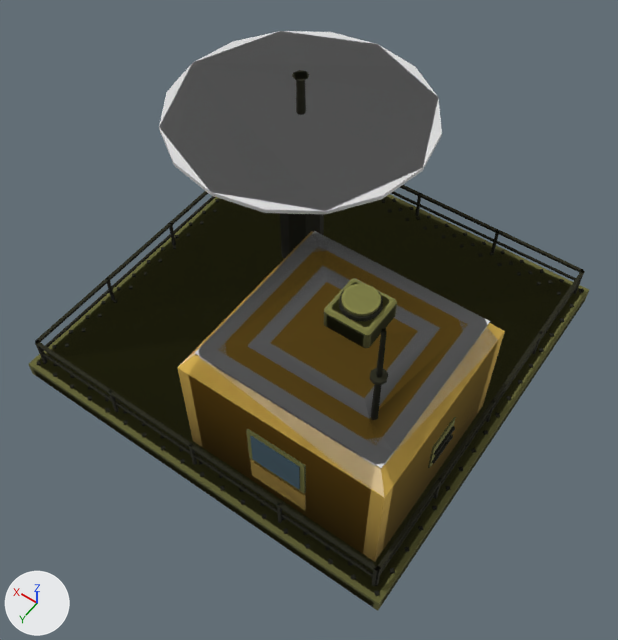
Renders of the glTF model assets/set_v5/meridian_radar.glb from each side of a commit.
The view is the same before and after, from a 50 mm camera at (-5.47, 7.95, 12.8) aimed at (-0.39, 0.84, 1.64). The lights are fixed; the arrows at lower left show +X, +Y and +Z. The picture after the commit comes second. Vertices at exactly the same position are counted once.

The first picture shows 'body', 'body.001', 'body.002'.
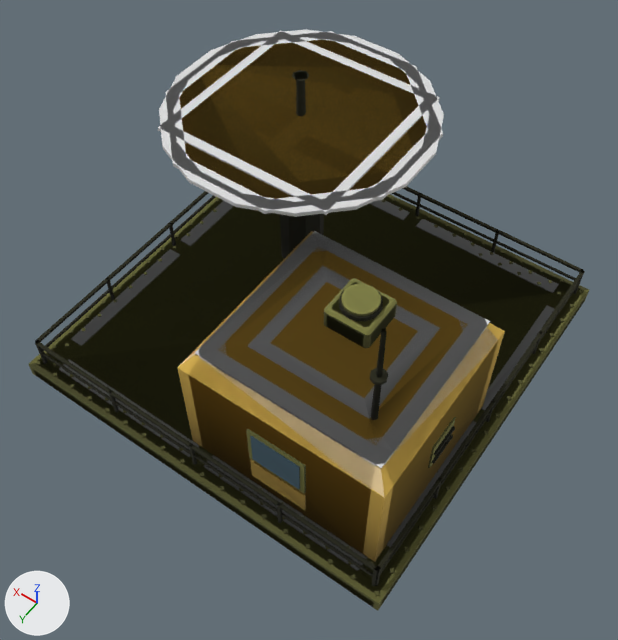
Boxes [x1, y1, x2, y2] around the edits, measured in the pictures (618 x 640 px; the box of a moved part takes in the faces that stretch with it):
'body', reshaped
    before: [35, 31, 585, 602]
    after: [35, 29, 585, 602]
'body.002', reshaped
    before: [29, 45, 589, 611]
    after: [29, 30, 589, 611]
part 1 of me_mesh_0, moved or reshaped
    before: [374, 590, 380, 596]
    after: [483, 430, 488, 435]
part 2 of me_mesh_0, moved or reshaped
    before: [54, 200, 561, 564]
    after: [35, 29, 585, 586]
part 3 of me_mesh_0, moved or reshaped
    before: [159, 32, 480, 457]
    after: [161, 198, 584, 596]
part 4 of me_mesh_0, recoloured
    before: [36, 31, 584, 596]
    after: [36, 34, 583, 580]
part 5 of me_mesh_0, recoloured
    before: [177, 31, 423, 214]
    after: [329, 272, 564, 580]
part 6 of me_mesh_0, recoloured
    before: [36, 70, 584, 596]
    after: [36, 199, 583, 574]
part 7 of me_mesh_0, recoloured
    before: [53, 299, 117, 366]
    after: [60, 34, 558, 570]
part 8 of me_mesh_1, moved or reshaped
    before: [160, 31, 438, 211]
    after: [165, 31, 443, 214]
part 9 of me_mesh_1, added
    after: [59, 200, 555, 556]
part 10 of me_mesh_1, edited (looks the same)
    both: [38, 73, 580, 592]
part 11 of me_mesh_2, rebuilt (23% wider, 26% taller)
    before: [193, 45, 422, 192]
    after: [158, 30, 440, 215]
part 12 of me_mesh_2, added
    after: [59, 200, 559, 571]
part 13 of me_mesh_2, edited (looks the same)
    both: [29, 194, 589, 603]

The change, as a diff of the scene's bpy script:
```diff
--- a/assets/set_v5/meridian_radar.glb.py
+++ b/assets/set_v5/meridian_radar.glb.py
@@ me_mesh_0 @@
 # used by ob_body; parent = ob_meridian_radar_lod0; location = (0.0, 0.0, 0.0)
-me_mesh_0.from_pydata(...)  # 1992 vertices, 2652 faces; spans x -3.7..3.7, y -3.7..3.7, z 0.0..4.7
+me_mesh_0.from_pydata(...)  # 1992 vertices, 2650 faces; spans x -3.7..3.7, y -3.7..3.7, z 0.0..4.7
+# me_mesh_0 part 1: the loose piece of 8 vertices spanning x -3.63..-3.55, y 3.55..3.63, z 0.3..0.33 is moved by (0.0, -3.36, 0.0)
+# me_mesh_0 part 2: 1320 of 1992 vertices moved; they spanned x -3.63..3.63, y -3.63..3.63, z 0.3..1.62 and now span x -3.63..3.63, y -3.63..3.63, z 0.3..4.7; mean shift (0.03, 0.2, 0.36); largest move (-3.5, -3.47, 0.9) -> (3.55, 3.63, 0.33)
+# me_mesh_0 part 3: 144 of 1992 vertices moved; they spanned x -3.1..3.64, y -3.64..3.0, z 0.3..4.7 and now span x -3.63..0.65, y -3.63..3.63, z 0.3..0.33; mean shift (-1.07, -0.16, -2.96); largest move (2.95, -2.95, 3.73) -> (-3.21, 3.59, 0.33)
+# me_mesh_0 part 4: 1617 kept faces spanning x -3.63..3.63, y -3.63..3.63, z 0.3..4.7 get new vertex colours; the middle colour goes from yellow #989751 to yellow #95954f
+# me_mesh_0 part 5: 17 faces spanning x -3.21..-2.7, y -3.63..3.63, z 0.3..0.33 switch from mat_team to mat_paint2
+# me_mesh_0 part 6: 1350 faces spanning x -3.63..3.63, y -3.63..3.63, z 0.3..0.33 switch from mat_metal to mat_paint2
+# me_mesh_0 part 7: 98 faces spanning x -3.47..3.62, y -3.62..3.47, z 0.3..3.73 switch from mat_metal to mat_team
+# other edits to the shape of me_mesh_0 do not show in these pictures
 me_mesh_0.materials.append(mat_paint)
@@ me_mesh_1 @@
 # used by ob_body_001; parent = ob_meridian_radar_lod1; location = (0.0, 0.0, 0.0)
-me_mesh_1.from_pydata(...)  # 204 vertices, 330 faces; spans x -3.7..3.7, y -3.7..3.7, z 0.0..4.7
+me_mesh_1.from_pydata(...)  # 276 vertices, 420 faces; spans x -3.7..3.7, y -3.7..3.7, z 0.0..4.7
+# me_mesh_1 part 8
+# 9 vertices are removed from x -1.04..3.64, y -3.64..1.04, z 3.66..3.73
+# 22 faces are deleted
+# 7 vertices move from x -1.04..2.95, y -3.64..1.04, z 3.66..3.73 to x -0.66..2.2, y -3.48..0.66, z 3.66..3.73
+# 11 vertices are added at x -0.88..3.48, y -3.48..0.88, z 3.66..3.73
+# 6 new vertices lie (0.0, 0.0, 0.07) away from vertices in x -0.88..3.48, y -2.2..0.88, z 3.66
+# 32 new faces join them, mat_team
+# me_mesh_1 part 9
+# 64 vertices are added at x -3.47..3.47, y -3.47..3.47, z 0.3..0.32
+# 80 new faces join them, mat_team
+# me_mesh_1 part 10: 60 kept faces spanning x -3.61..3.61, y -3.61..3.57, z 0.3..4.7 get new vertex colours; the middle colour goes from yellow #c5b25c to yellow #c8b05d
 me_mesh_1.materials.append(mat_paint)
@@ me_mesh_2 @@
 # used by ob_body_002; parent = ob_meridian_radar_lod2; location = (0.0, 0.0, 0.0)
-me_mesh_2.from_pydata(...)  # 84 vertices, 118 faces; spans x -3.7..3.7, y -3.7..3.7, z 0.0..4.7
+me_mesh_2.from_pydata(...)  # 120 vertices, 140 faces; spans x -3.7..3.7, y -3.7..3.7, z 0.0..4.7
+# me_mesh_2 part 11: the loose piece of 8 vertices spanning x -1.04..3.64, y -3.64..1.04, z 3.66..3.73 is rebuilt with 12 vertices and now spans x -0.37..2.97, y -2.97..0.37, z 3.66..3.73
+# me_mesh_2 part 12
+# 16 vertices are added at x -3.47..3.21, y -3.47..3.47, z 0.32
+# 8 new vertices lie (3.02, 0.0, 0.0) away from vertices in x -3.17..0.15, y -3.47..3.47, z 0.32
+# 8 new vertices lie (0.26, 0.0, 0.0) away from vertices in x -3.47..3.21, y -2.87..2.87, z 0.32
+# 16 new faces join them, mat_team
+# me_mesh_2 part 13: 26 kept faces spanning x -3.7..3.7, y -3.7..3.7, z 0.3..4.7 get new vertex colours; the middle colour goes from yellow #ccba53 to yellow #d5b653
 me_mesh_2.materials.append(mat_paint)
```
